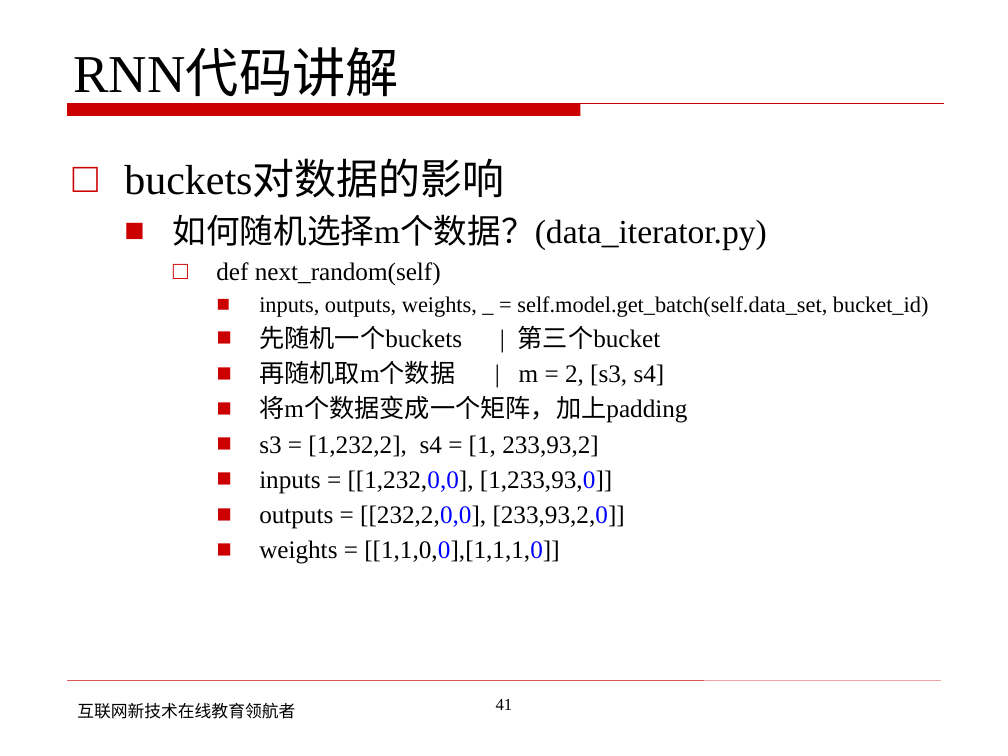
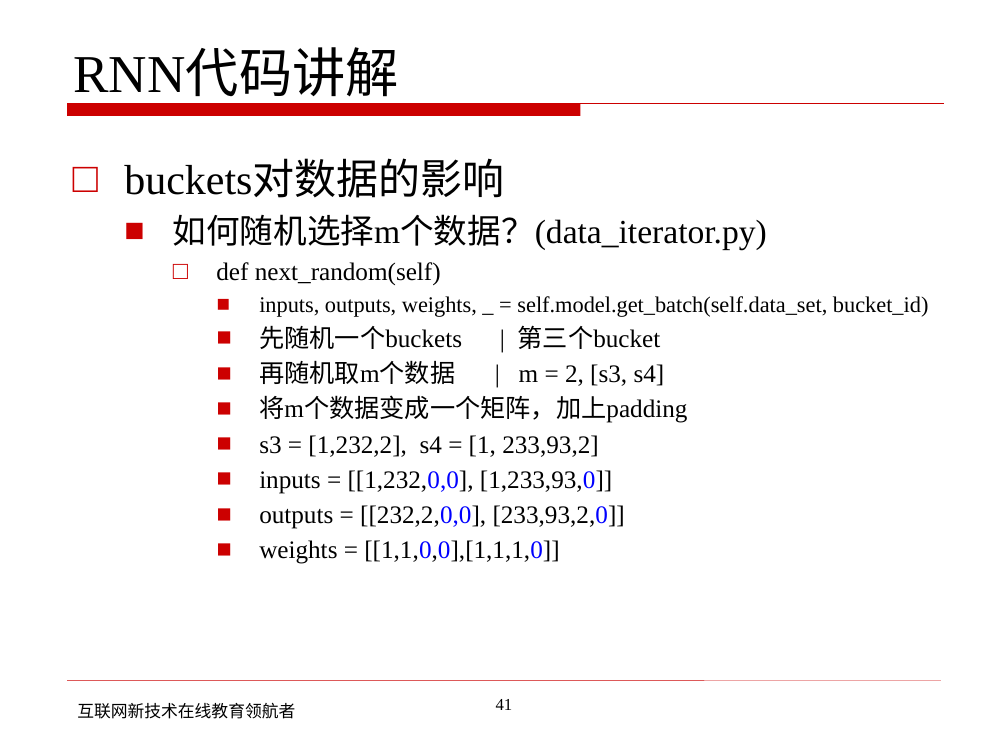
Before and after one commit to shixing/xing_nlp, a slide deck: slide 41 of slides/neuralsequence3.pptx. Drawn at 1008x756 pixels with LibreOffice and Linux fonts; fonts in the diff are those of the drawing; background and template pictures are left out. Boxes give left, top, right and bottom in pixels: in the first picture for what was removed or moved away, otherwise in the second. Text is boxed around its words. In the diff, an @@ line names an element or a change of style, - is before the commit and + after.

```diff
--- a/slides/neuralsequence3.pptx
+++ b/slides/neuralsequence3.pptx
@@ text at [259, 540, 559, 564]: text colour #000000 to #0000FF in "[[1,1,0,0],[1,1,1,0]]" @@
```
Also in this commit, not shown: 6 other slides changed, 1 other file.
